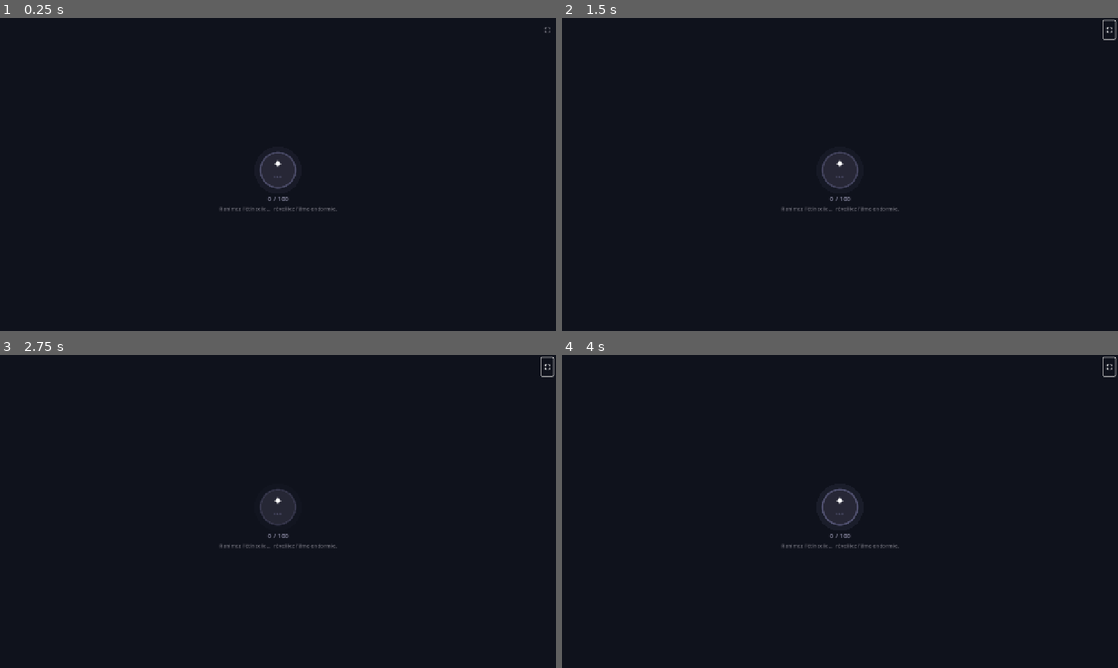
Above: before the commit, frames 1-4 (two rows, left to right).
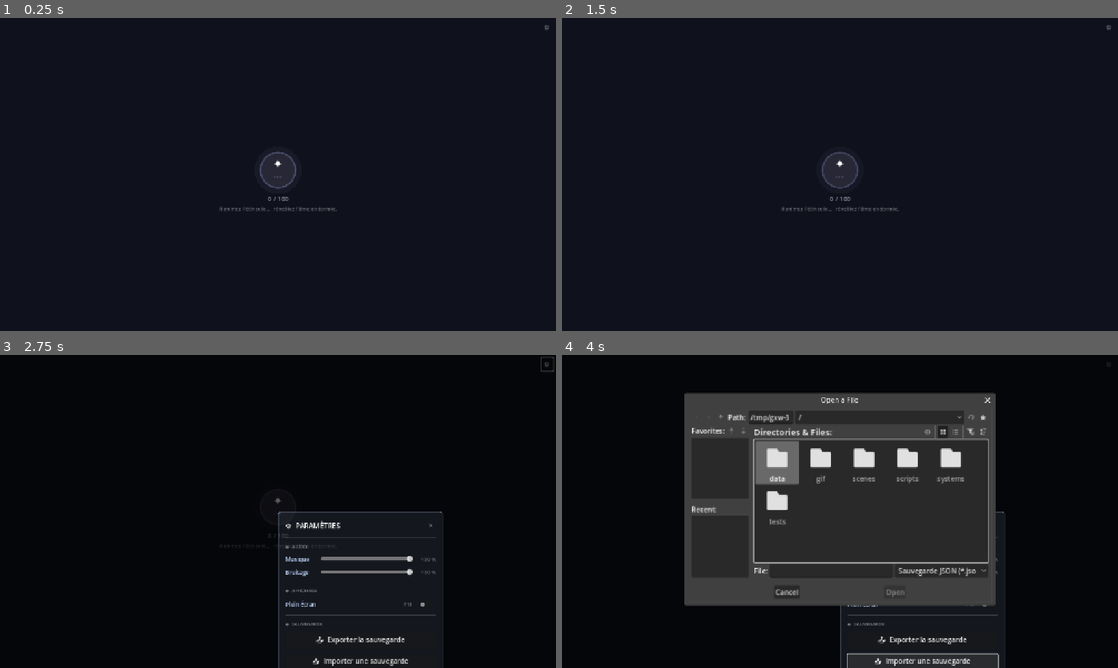
Above: after the commit, the same moments.

Repository: Rhend/Reliquary
Game: Godot game, scene res://scenes/village/village.tscn
Same seed, same stepped clock (60 frames per second), same inputs: the game is played once before the commit and once after it.
Inputs (mouse positions are in pixels of both pictures, inside the frame that each line leads up to):
- Up to frame 1 (0.25 s): no input
- Up to frame 2 (1.5 s): click (1106, 27) at 0.5 s, where only the run after the commit has a clickable "⚙"; click (995, 190) at 1.25 s, where only the run after the commit has a clickable "✕"
- Up to frame 3 (2.75 s): click (544, 367) at 2 s, where only the run before the commit has a clickable "⛶"
- Up to frame 4 (4 s): click (923, 639) at 2.75 s, where only the run after the commit has a clickable "📤 Exporter la sauvegarde"; click (923, 661) at 3.5 s, where only the run after the commit has a clickable "📥 Importer une sauvegarde"

The runs differ from the first frame. In frame 1, less than 0.1% of the frame differs, in the area x 98-99%, y 2-5%; in frame 2, less than 0.1%; in frame 3, 2.4%; in frame 4, 39%, in the area x 22-100%, y 0-100%.

Commit message:
feat: panneau Paramètres (remplace bouton plein écran)
Bouton ⚙ en haut à droite → overlay centré avec :
- Sliders volume Musique / Bruitage (buses Music + SFX créés au démarrage)
- CheckButton Plein Écran (+ F11 toujours fonctionnel)
- Export sauvegarde (FileDialog save)
- Import sauvegarde (FileDialog open + reload scène)

GameSettings: volume_music/volume_sfx persistés dans settings.json,
_ensure_audio_buses() crée Music+SFX sous Master au démarrage.
EvolutionRitual: sons procéduraux assignés au bus SFX.

Diff:
--- a/scenes/village/EvolutionRitual.gd
+++ b/scenes/village/EvolutionRitual.gd
@@ -206,11 +206,13 @@
 	_drone = AudioStreamPlayer.new()
 	_drone.volume_db   = -8.0
 	_drone.pitch_scale = 0.7
+	_drone.bus         = "SFX"
 	_drone.stream      = _generate_drone_wav()
 	add_child(_drone)
 
 	_crystal = AudioStreamPlayer.new()
 	_crystal.volume_db = -4.0
+	_crystal.bus       = "SFX"
 	_crystal.stream    = _generate_crystal_wav()
 	add_child(_crystal)
 
--- a/scenes/village/Village.gd
+++ b/scenes/village/Village.gd
@@ -65,6 +65,7 @@
 var _birth_phrase         : Label              # phrase d'éveil affichée actuellement
 var _birth_phrase_idx     := 0                 # index de la prochaine phrase d'éveil à montrer
 var _birth_hatching       := false             # vrai pendant le battement final avant l'éclosion
+var _settings_overlay     : Control = null     # overlay paramètres, null si fermé
 
 # ─── Init ─────────────────────────────────────────────────────
 func _ready() -> void:
@@ -553,10 +554,10 @@
 	tw.tween_callback(banner.queue_free)
 
 
-# Ajoute le bouton ⛶ en haut à droite pour basculer le plein écran.
+# Ajoute le bouton ⚙ en haut à droite pour ouvrir le panneau Paramètres.
 func _build_fullscreen_btn() -> void:
 	var btn := Button.new()
-	btn.text = "⛶"
+	btn.text = "⚙"
 	btn.flat = true
 	btn.anchor_left   = 1.0; btn.anchor_right  = 1.0
 	btn.anchor_top    = 0.0; btn.anchor_bottom = 0.0
@@ -566,9 +567,202 @@
 	btn.add_theme_font_size_override("font_size", 16)
 	btn.add_theme_color_override("font_color", UIColors.TEXT_MUTED)
 	btn.add_theme_color_override("font_hover_color", Color.WHITE)
-	btn.tooltip_text = "Plein écran  (F11)"
-	btn.pressed.connect(func() -> void: GameSettings.set_fullscreen(not GameSettings.fullscreen))
+	btn.pressed.connect(_toggle_settings_overlay)
 	add_child(btn)
+
+# ─── Panneau Paramètres ───────────────────────────────────────
+
+func _toggle_settings_overlay() -> void:
+	if _settings_overlay and is_instance_valid(_settings_overlay):
+		_settings_overlay.queue_free()
+		_settings_overlay = null
+		return
+	_open_settings_overlay()
+
+func _open_settings_overlay() -> void:
+	var overlay := ColorRect.new()
+	overlay.set_anchors_and_offsets_preset(PRESET_FULL_RECT)
+	overlay.color        = Color(0.0, 0.0, 0.0, 0.65)
+	overlay.mouse_filter = Control.MOUSE_FILTER_STOP
+	overlay.gui_input.connect(func(ev: InputEvent) -> void:
+		if ev is InputEventMouseButton and (ev as InputEventMouseButton).pressed:
+			_toggle_settings_overlay()
+	)
+	add_child(overlay)
+	_settings_overlay = overlay
+
+	var card := PanelContainer.new()
+	card.custom_minimum_size = Vector2(380, 0)
+	card.add_theme_stylebox_override("panel",
+			UIHelpers.card_style(UIColors.TEXT_HEADER, 0.08, 0.35, 1, 6))
+	card.mouse_filter = Control.MOUSE_FILTER_STOP
+	card.gui_input.connect(func(_ev: InputEvent) -> void: pass)
+	card.set_anchors_preset(PRESET_CENTER)
+	overlay.add_child(card)
+
+	var mg := UIHelpers.margin_of(16)
+	card.add_child(mg)
+
+	var vb := VBoxContainer.new()
+	vb.add_theme_constant_override("separation", 12)
+	mg.add_child(vb)
+
+	# ── En-tête ───────────────────────────────────────────────
+	var hdr := HBoxContainer.new()
+	vb.add_child(hdr)
+	var title_lbl := Label.new()
+	title_lbl.text = "⚙  PARAMÈTRES"
+	title_lbl.size_flags_horizontal = Control.SIZE_EXPAND_FILL
+	title_lbl.add_theme_font_size_override("font_size", 16)
+	title_lbl.add_theme_color_override("font_color", Color.WHITE)
+	hdr.add_child(title_lbl)
+	var close_btn := Button.new()
+	close_btn.text = "✕"
+	close_btn.flat = true
+	close_btn.add_theme_color_override("font_color", UIColors.TEXT_MUTED)
+	close_btn.add_theme_color_override("font_hover_color", Color.WHITE)
+	close_btn.pressed.connect(_toggle_settings_overlay)
+	hdr.add_child(close_btn)
+
+	vb.add_child(_settings_sep())
+
+	# ── AUDIO ────────────────────────────────────────────────
+	vb.add_child(_settings_section("◆  AUDIO"))
+	vb.add_child(_settings_slider("Musique",   GameSettings.volume_music,
+			func(v: float) -> void: GameSettings.set_volume_music(v)))
+	vb.add_child(_settings_slider("Bruitage",  GameSettings.volume_sfx,
+			func(v: float) -> void: GameSettings.set_volume_sfx(v)))
+
+	vb.add_child(_settings_sep())
+
+	# ── AFFICHAGE ────────────────────────────────────────────
+	vb.add_child(_settings_section("◆  AFFICHAGE"))
+	var fs_row := HBoxContainer.new()
+	fs_row.add_theme_constant_override("separation", 10)
+	vb.add_child(fs_row)
+	var fs_lbl := Label.new()
+	fs_lbl.text = "Plein Écran"
+	fs_lbl.size_flags_horizontal = Control.SIZE_EXPAND_FILL
+	fs_lbl.add_theme_font_size_override("font_size", 13)
+	fs_lbl.add_theme_color_override("font_color", UIColors.TEXT_HEADER)
+	fs_row.add_child(fs_lbl)
+	var fs_hint := Label.new()
+	fs_hint.text = "F11"
+	fs_hint.add_theme_font_size_override("font_size", 11)
+	fs_hint.add_theme_color_override("font_color", UIColors.TEXT_MUTED)
+	fs_row.add_child(fs_hint)
+	var fs_check := CheckButton.new()
+	fs_check.button_pressed = GameSettings.fullscreen
+	fs_check.toggled.connect(func(v: bool) -> void: GameSettings.set_fullscreen(v))
+	fs_row.add_child(fs_check)
+
+	vb.add_child(_settings_sep())
+
+	# ── SAUVEGARDE ───────────────────────────────────────────
+	vb.add_child(_settings_section("◆  SAUVEGARDE"))
+	var exp_btn := Button.new()
+	exp_btn.text = "📤  Exporter la sauvegarde"
+	exp_btn.size_flags_horizontal = Control.SIZE_EXPAND_FILL
+	exp_btn.pressed.connect(_export_save)
+	vb.add_child(exp_btn)
+	var imp_btn := Button.new()
+	imp_btn.text = "📥  Importer une sauvegarde"
+	imp_btn.size_flags_horizontal = Control.SIZE_EXPAND_FILL
+	imp_btn.pressed.connect(_import_save)
+	vb.add_child(imp_btn)
+
+func _settings_sep() -> ColorRect:
+	var sep := ColorRect.new()
+	sep.custom_minimum_size      = Vector2(0, 1)
+	sep.color                    = Color(1.0, 1.0, 1.0, 0.15)
+	sep.size_flags_horizontal    = Control.SIZE_EXPAND_FILL
+	return sep
+
+func _settings_section(text: String) -> Label:
+	var lbl := Label.new()
+	lbl.text = text
+	lbl.add_theme_font_size_override("font_size", 11)
+	lbl.add_theme_color_override("font_color", UIColors.TEXT_MUTED)
+	return lbl
+
+func _settings_slider(label: String, initial: float, on_change: Callable) -> Control:
+	var row := HBoxContainer.new()
+	row.add_theme_constant_override("separation", 10)
+	var lbl := Label.new()
+	lbl.text                      = label
+	lbl.custom_minimum_size       = Vector2(72, 0)
+	lbl.add_theme_font_size_override("font_size", 13)
+	lbl.add_theme_color_override("font_color", UIColors.TEXT_HEADER)
+	row.add_child(lbl)
+	var slider := HSlider.new()
+	slider.min_value              = 0.0
+	slider.max_value              = 1.0
+	slider.step                   = 0.01
+	slider.value                  = initial
+	slider.size_flags_horizontal  = Control.SIZE_EXPAND_FILL
+	row.add_child(slider)
+	var pct := Label.new()
+	pct.text                      = "%d %%" % int(initial * 100)
+	pct.custom_minimum_size       = Vector2(42, 0)
+	pct.horizontal_alignment      = HORIZONTAL_ALIGNMENT_RIGHT
+	pct.add_theme_font_size_override("font_size", 12)
+	pct.add_theme_color_override("font_color", UIColors.TEXT_MUTED)
+	row.add_child(pct)
+	slider.value_changed.connect(func(v: float) -> void:
+		pct.text = "%d %%" % int(v * 100)
+		on_change.call(v)
+	)
+	return row
+
+func _export_save() -> void:
+	if not FileAccess.file_exists(SaveManager.SAVE_PATH):
+		return
+	var fd := FileDialog.new()
+	fd.file_mode     = FileDialog.FILE_MODE_SAVE_FILE
+	fd.access        = FileDialog.ACCESS_FILESYSTEM
+	fd.filters       = PackedStringArray(["*.json ; Sauvegarde JSON"])
+	fd.current_file  = "IdleEvolutionSave.json"
+	add_child(fd)
+	fd.popup_centered(Vector2(700, 480))
+	fd.file_selected.connect(func(dest: String) -> void:
+		var src := FileAccess.open(SaveManager.SAVE_PATH, FileAccess.READ)
+		if src:
+			var content := src.get_as_text()
+			src.close()
+			var dst := FileAccess.open(dest, FileAccess.WRITE)
+			if dst:
+				dst.store_string(content)
+				dst.close()
+		fd.queue_free()
+	)
+	fd.canceled.connect(fd.queue_free)
+
+func _import_save() -> void:
+	var fd := FileDialog.new()
+	fd.file_mode  = FileDialog.FILE_MODE_OPEN_FILE
+	fd.access     = FileDialog.ACCESS_FILESYSTEM
+	fd.filters    = PackedStringArray(["*.json ; Sauvegarde JSON"])
+	add_child(fd)
+	fd.popup_centered(Vector2(700, 480))
+	fd.file_selected.connect(func(src_path: String) -> void:
+		var src := FileAccess.open(src_path, FileAccess.READ)
+		if src == null:
+			fd.queue_free()
+			return
+		var content := src.get_as_text()
+		src.close()
+		var json := JSON.new()
+		if json.parse(content) != OK:
+			fd.queue_free()
+			return
+		var dst := FileAccess.open(SaveManager.SAVE_PATH, FileAccess.WRITE)
+		if dst:
+			dst.store_string(content)
+			dst.close()
+		fd.queue_free()
+		get_tree().reload_current_scene()
+	)
+	fd.canceled.connect(fd.queue_free)
 
 
 # ─── Phase d'éclosion : clic ─────────────────────────────────
--- a/scripts/autoloads/GameSettings.gd
+++ b/scripts/autoloads/GameSettings.gd
@@ -10,12 +10,17 @@
 
 # Multiplicateur de durée par step de combat.
 # 1.0 = vitesse normale, 0.5 = x2, 0.25 = x4.
-var combat_speed: float = 1.0
-var fullscreen: bool = false
+var combat_speed:   float = 1.0
+var fullscreen:     bool  = false
+var volume_music:   float = 1.0   # 0.0–1.0
+var volume_sfx:     float = 1.0   # 0.0–1.0
 
 func _ready() -> void:
+	_ensure_audio_buses()
 	_load()
 	_apply_fullscreen()
+	_apply_volume_music(volume_music)
+	_apply_volume_sfx(volume_sfx)
 
 func _input(event: InputEvent) -> void:
 	if event is InputEventKey and event.pressed and not event.echo \
@@ -31,16 +36,55 @@
 	_apply_fullscreen()
 	_save()
 
+func set_volume_music(value: float) -> void:
+	volume_music = clampf(value, 0.0, 1.0)
+	_apply_volume_music(volume_music)
+	_save()
+
+func set_volume_sfx(value: float) -> void:
+	volume_sfx = clampf(value, 0.0, 1.0)
+	_apply_volume_sfx(volume_sfx)
+	_save()
+
 func _apply_fullscreen() -> void:
 	var mode := DisplayServer.WINDOW_MODE_EXCLUSIVE_FULLSCREEN \
 			if fullscreen else DisplayServer.WINDOW_MODE_WINDOWED
 	DisplayServer.window_set_mode(mode)
 
+func _apply_volume_music(v: float) -> void:
+	var idx := AudioServer.get_bus_index("Music")
+	if idx >= 0:
+		AudioServer.set_bus_mute(idx, v <= 0.0)
+		AudioServer.set_bus_volume_db(idx, linear_to_db(v) if v > 0.0 else -80.0)
+
+func _apply_volume_sfx(v: float) -> void:
+	var idx := AudioServer.get_bus_index("SFX")
+	if idx >= 0:
+		AudioServer.set_bus_mute(idx, v <= 0.0)
+		AudioServer.set_bus_volume_db(idx, linear_to_db(v) if v > 0.0 else -80.0)
+
+func _ensure_audio_buses() -> void:
+	if AudioServer.get_bus_index("Music") < 0:
+		AudioServer.add_bus()
+		var idx := AudioServer.bus_count - 1
+		AudioServer.set_bus_name(idx, "Music")
+		AudioServer.set_bus_send(idx, "Master")
+	if AudioServer.get_bus_index("SFX") < 0:
+		AudioServer.add_bus()
+		var idx := AudioServer.bus_count - 1
+		AudioServer.set_bus_name(idx, "SFX")
+		AudioServer.set_bus_send(idx, "Master")
+
 func _save() -> void:
 	var file = FileAccess.open(SETTINGS_PATH, FileAccess.WRITE)
 	if file == null:
 		return
-	file.store_string(JSON.stringify({"combat_speed": combat_speed, "fullscreen": fullscreen}, "\t"))
+	file.store_string(JSON.stringify({
+		"combat_speed":  combat_speed,
+		"fullscreen":    fullscreen,
+		"volume_music":  volume_music,
+		"volume_sfx":    volume_sfx,
+	}, "\t"))
 	file.close()
 
 func _load() -> void:
@@ -52,6 +96,8 @@
 	var json = JSON.new()
 	if json.parse(file.get_as_text()) == OK:
 		var data = json.get_data()
-		combat_speed = float(data.get("combat_speed", 1.0))
-		fullscreen = bool(data.get("fullscreen", false))
+		combat_speed  = float(data.get("combat_speed",  1.0))
+		fullscreen    = bool(data.get("fullscreen",     false))
+		volume_music  = float(data.get("volume_music",  1.0))
+		volume_sfx    = float(data.get("volume_sfx",    1.0))
 	file.close()
